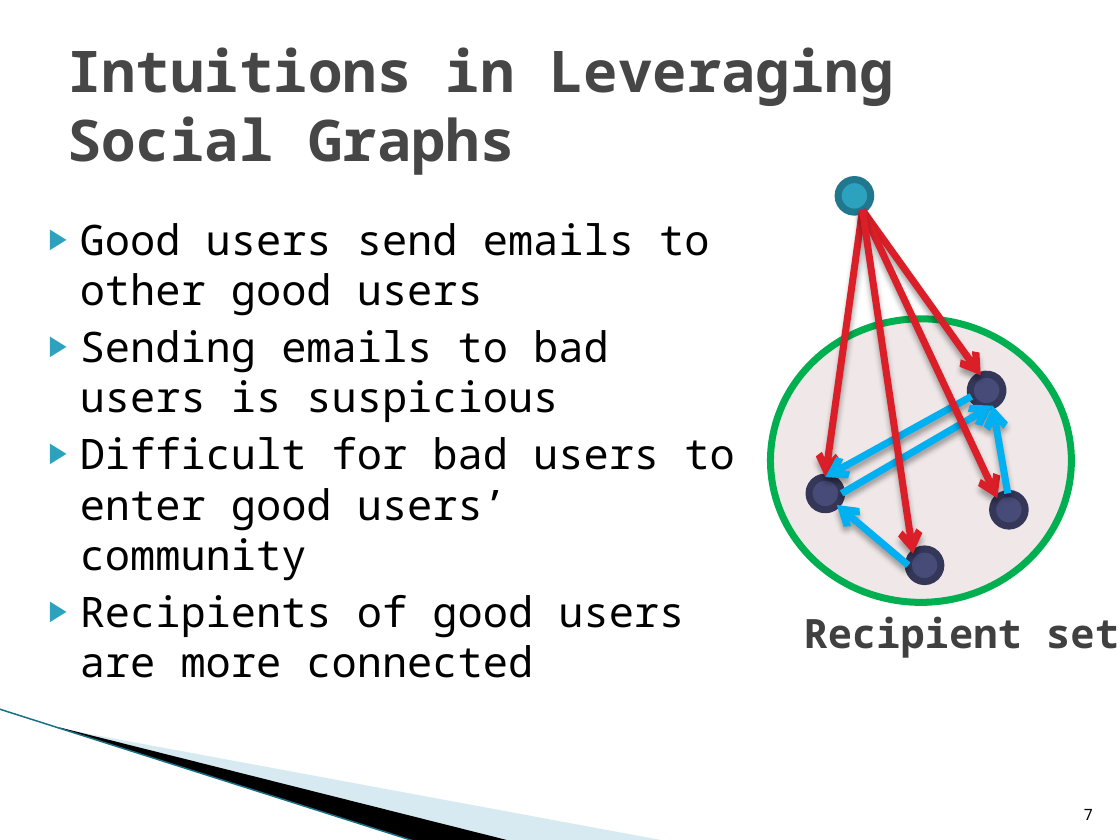
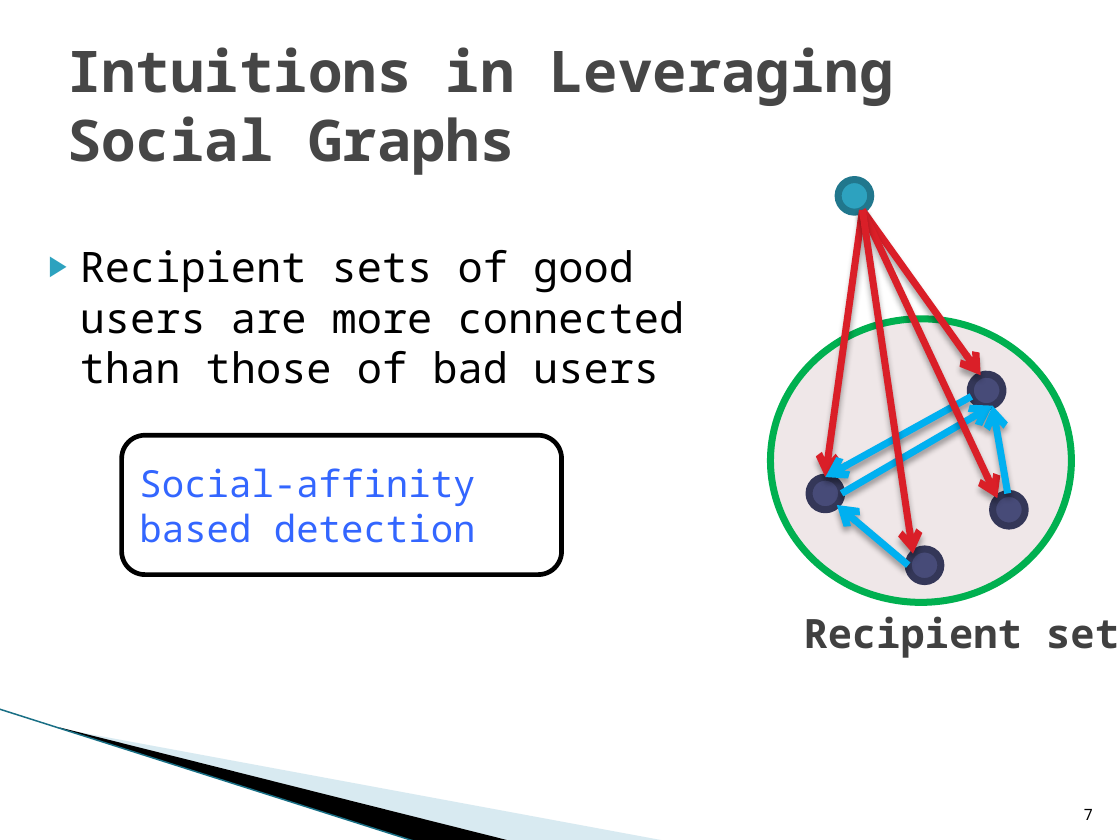
Before and after one commit to quietbamboo/homepage, a slide deck: slide 7 of slides/asiaccs_socialwatch.pptx. Drawn at 1120x840 pixels with LibreOffice and Linux fonts; fonts in the diff are those of the drawing; background and template pictures are left out. Boxes give left, top, right and bottom in pixels: in the first picture for what was removed or moved away, otherwise in the second. Text is boxed around its words. In the diff, an @@ line names an element or a change of style, - is before the commit and + after.

```diff
--- a/slides/asiaccs_socialwatch.pptx
+++ b/slides/asiaccs_socialwatch.pptx
@@ text at (80,250,685,384): text changed @@
-▶ Good users send emails to other good users
-▶ Sending emails to bad users is suspicious
-▶ Difficult for bad users to enter good users’ community
-▶ Recipients of good users are more connected
+▶ Recipient sets of good users are more connected than those of bad users
@@ rounded rectangle added at (122,436,562,575), fill #FFFFFF, outline #000000 3 pt, 24 pt, text #3366FF @@
+Social-affinity based detection
```
Also in this commit, not shown: 5 other slides changed, 1 other file.
